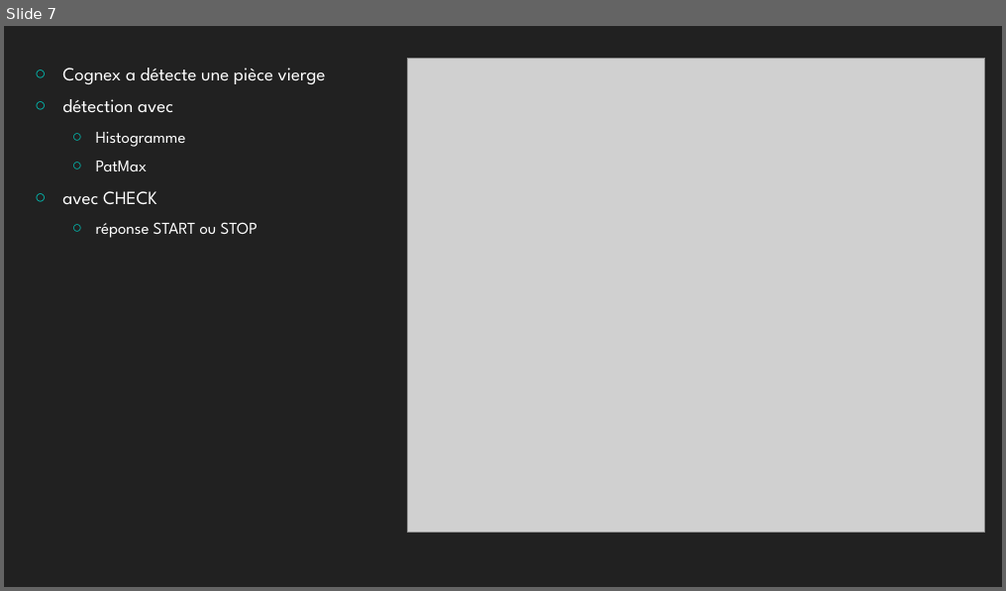
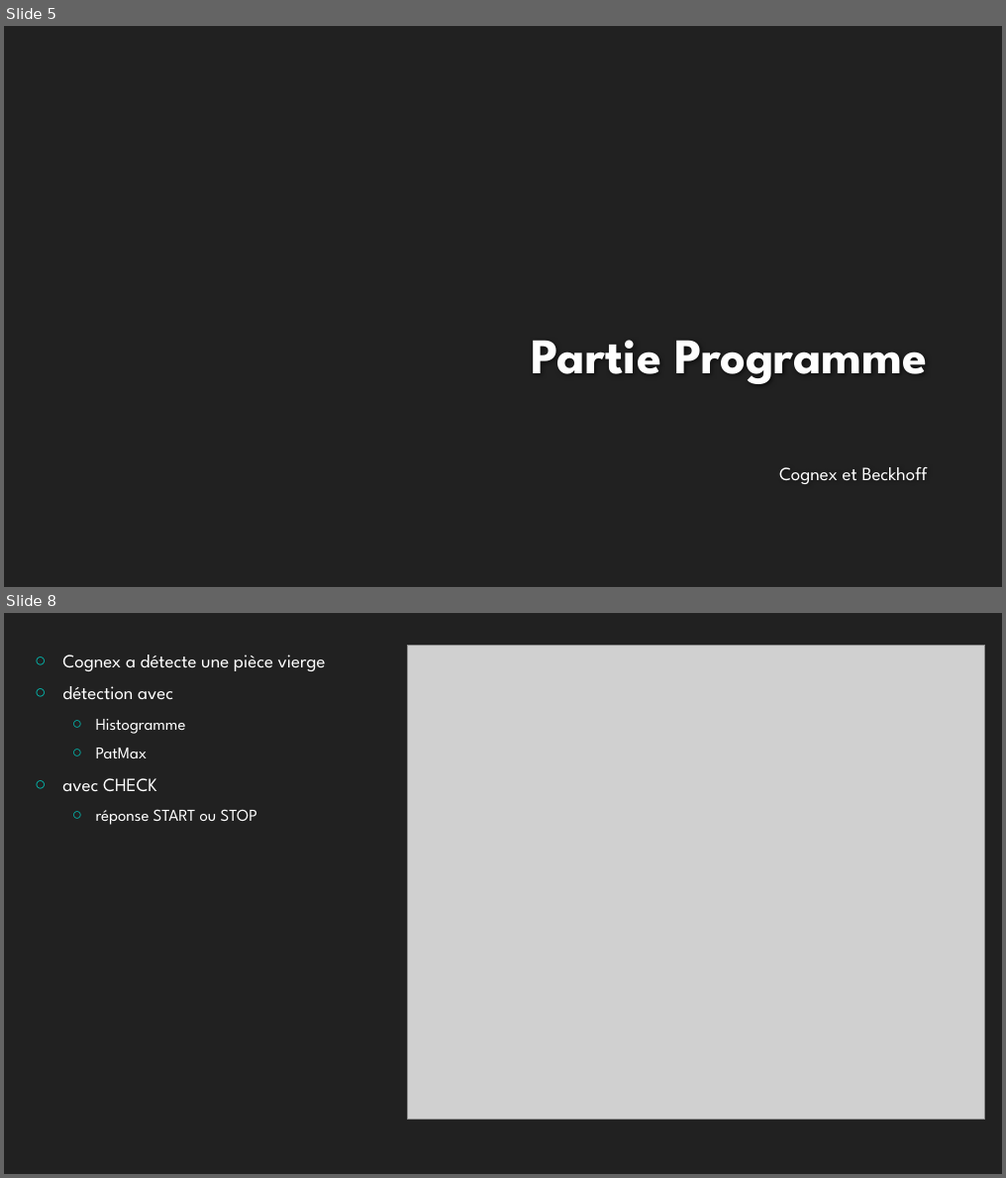
Before and after one commit to SAMUD/BeckhoffPickPlace3ax, a slide deck: Presentation.pptx. Shown one above the other, each under a label of ours: slide 7 before the commit, slides 5 and 8 after it; the slides between them are not shown. The pictures are 1006x591 and 1006x1178 pixels, drawn with LibreOffice and Linux fonts; fonts in the diff are those of the drawing; grey boxes stand for pictures; background and template pictures are left out. Boxes give left, top, right and bottom in pixels: in the first picture for what was removed or moved away, otherwise in the second. Text is boxed around its words. In the diff, an @@ line names an element or a change of style, - is before the commit and + after.

```diff
--- a/Presentation.pptx
+++ b/Presentation.pptx
@@ slide 5 added at [4, 26, 1002, 587], background #212121 @@
@@ title added at [532, 340, 927, 384], 48 pt, text #FEFEFE, bold @@
+Partie Programme
@@ text added at [779, 468, 928, 484], 18 pt, text #FFFFFF @@
+Cognex et Beckhoff
@@ what was slide 7 is now slide 8 @@
```
Also in this commit, not shown: 2 slides changed, 17 other slides added, 23 other files.
